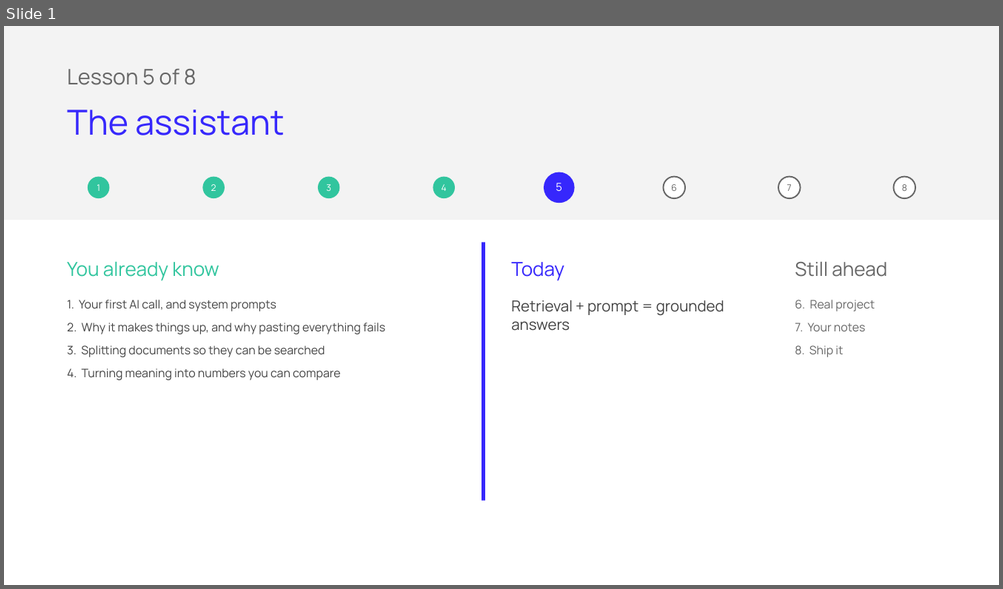
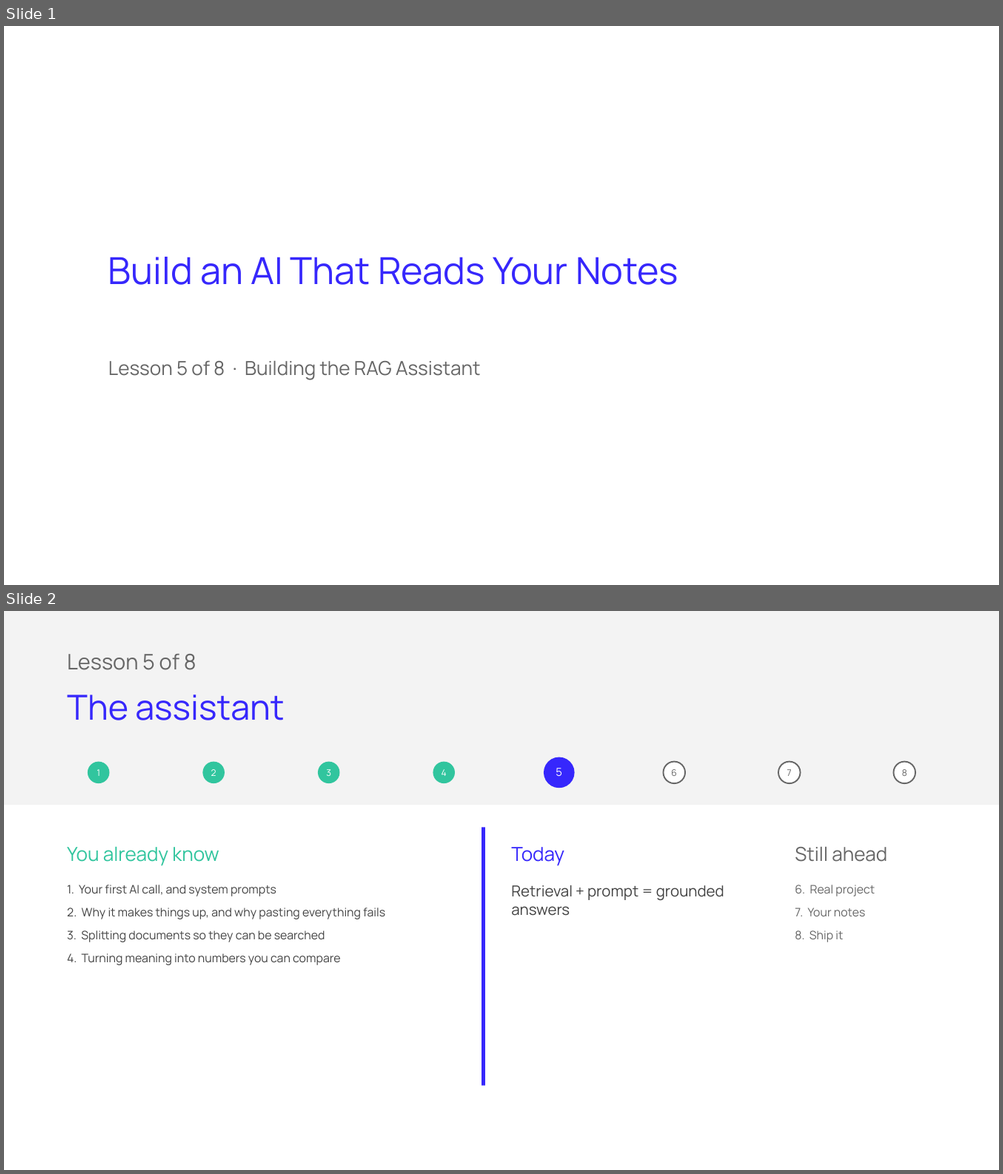
Before and after one commit to ArtyoMKo/tumo_month_workshop, a slide deck: slides/Lesson 5 - Building the RAG Assistant.pptx. Shown one above the other, each under a label of ours: slide 1 before the commit, slides 1 and 2 after it. The pictures are 1003x589 and 1003x1174 pixels, drawn with LibreOffice and Linux fonts; fonts in the diff are those of the drawing. Boxes give left, top, right and bottom in pixels: in the first picture for what was removed or moved away, otherwise in the second. Text is boxed around its words. In the diff, an @@ line names an element or a change of style, - is before the commit and + after.

```diff
--- a/slides/Lesson 5 - Building the RAG Assistant.pptx
+++ b/slides/Lesson 5 - Building the RAG Assistant.pptx
@@ slide 1 added at (x1=4, y1=26, x2=999, y2=585), background #FFFFFF @@
@@ text added at (x1=108, y1=257, x2=678, y2=285), 54 pt, text #3627FC @@
+Build an AI That Reads Your Notes
@@ text added at (x1=108, y1=361, x2=481, y2=380), 28 pt, text #666666 @@
+Lesson 5 of 8 · Building the RAG Assistant
@@ what was slide 1 is now slide 2 @@
```
Also in this commit, not shown: 4 other slides added, 1 slide removed, 9 other files.
